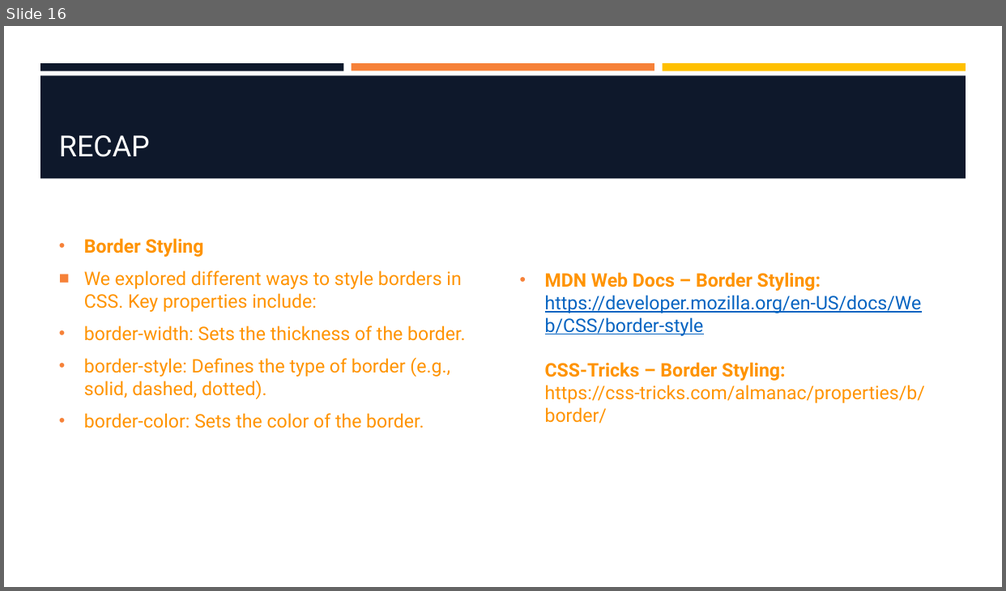
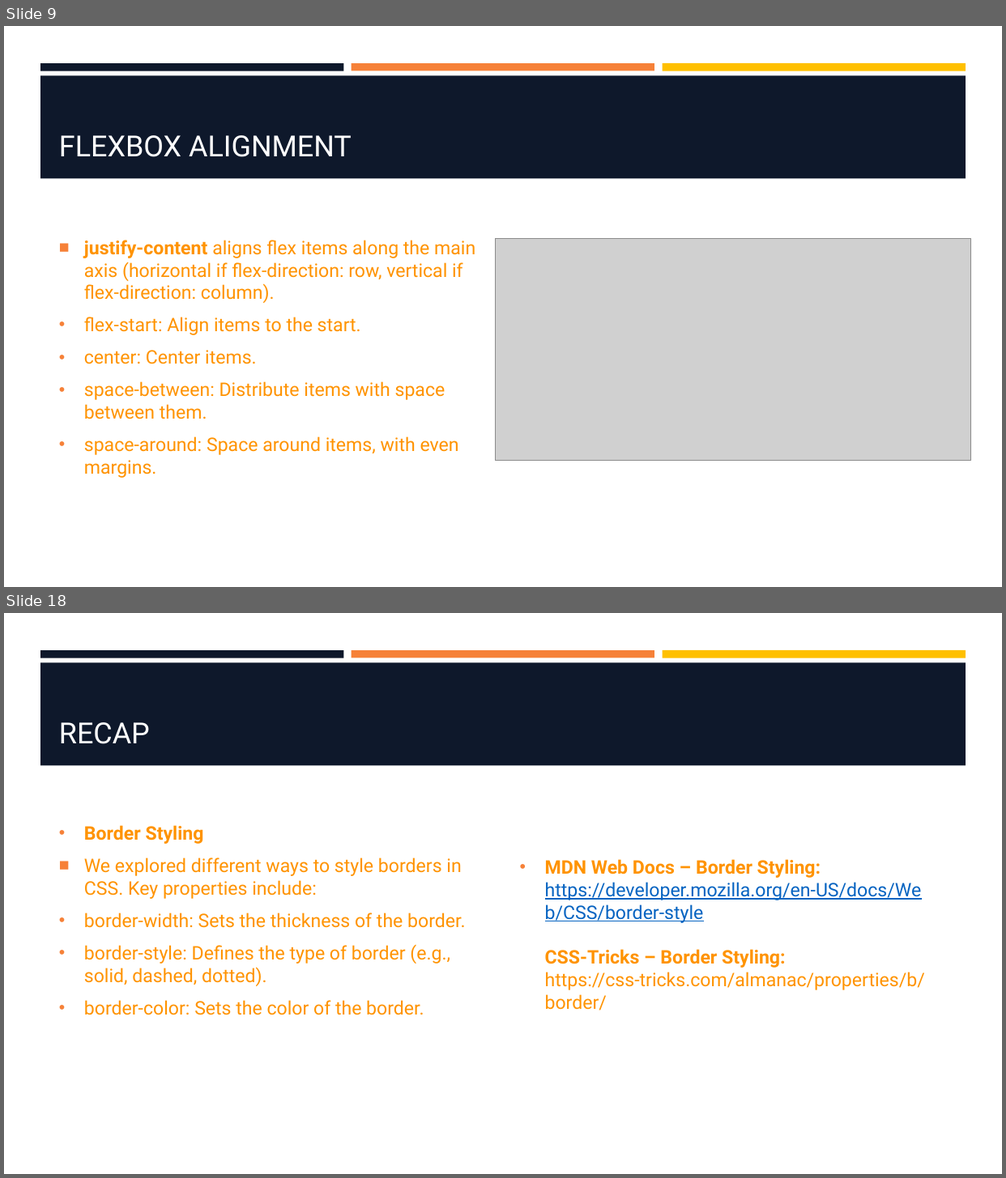
Before and after one commit to hawkeye1900/SBC-Sept24, a slide deck: week-2/W2-S3-FlexBox/W2-S3-FlexBox.pptx. Shown one above the other, each under a label of ours: slide 16 before the commit, slides 9 and 18 after it; the slides between them are not shown. The pictures are 1006x591 and 1006x1178 pixels, drawn with LibreOffice and Linux fonts; fonts in the diff are those of the drawing; grey boxes stand for pictures; background and template pictures are left out. Boxes give left, top, right and bottom in pixels: in the first picture for what was removed or moved away, otherwise in the second. Text is boxed around its words. In the diff, an @@ line names an element or a change of style, - is before the commit and + after.

```diff
--- a/week-2/W2-S3-FlexBox/W2-S3-FlexBox.pptx
+++ b/week-2/W2-S3-FlexBox/W2-S3-FlexBox.pptx
@@ slide 9 added at (4, 26, 1002, 587), background #FFFFFF; not listed: 4 template elements that a slide beside it also shows @@
@@ title added at (59, 135, 351, 157), 28 pt, text #FFFFFF @@
+FLEXBOX ALIGNMENT
@@ text added at (84, 240, 475, 478), 18 pt, text #FF9300 @@
+■ justify-content aligns flex items along the main axis (horizontal if flex-direction: row, vertical if flex-direction: column).
+• flex-start: Align items to the start.
+• center: Center items.
+• space-between: Distribute items with space between them.
+• space-around: Space around items, with even margins.
@@ picture added at (496, 238, 971, 461) @@
@@ what was slide 16 is now slide 18 @@
```
Also in this commit, not shown: 4 slides changed, 12 other slides added, 11 slides removed, 2 other files.
